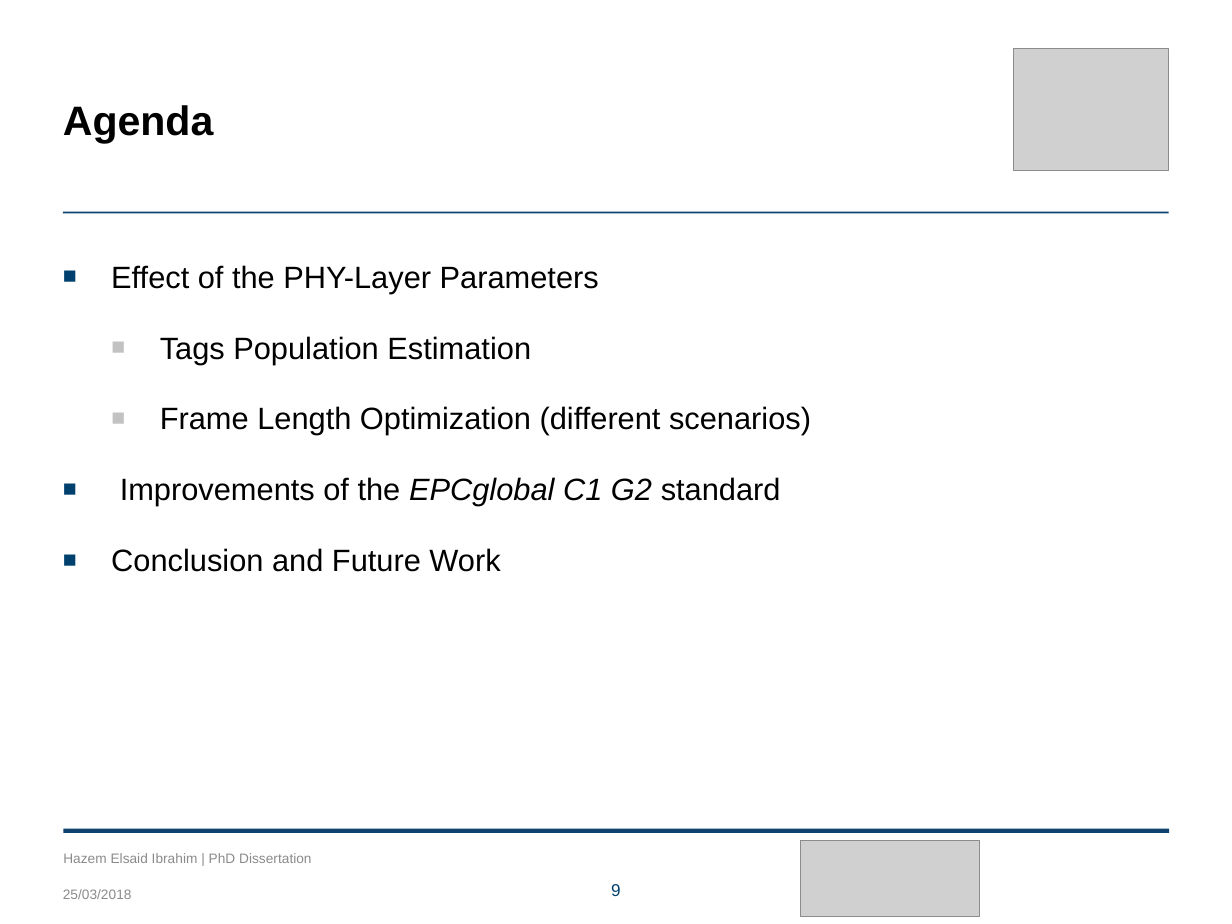
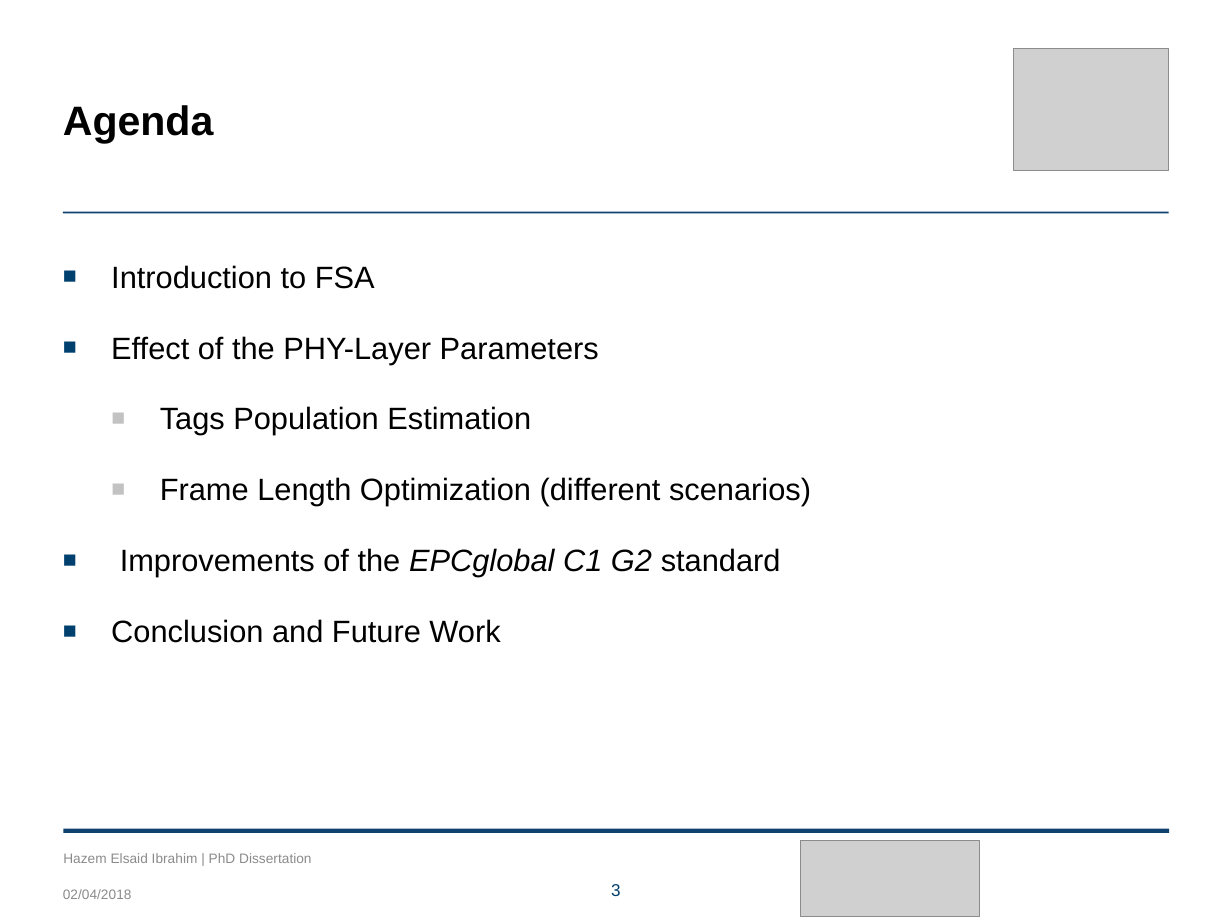
Before and after one commit to HazemAAhmed/Thesis, a slide deck: slide 3 of Final_presentation/Hazem_presentation.pptx (slide 9 before the commit). Drawn at 1232x924 pixels with LibreOffice and Linux fonts; fonts in the diff are those of the drawing; grey boxes stand for pictures; background and template pictures are left out. Boxes give left, top, right and bottom in pixels: in the first picture for what was removed or moved away, otherwise in the second. Text is boxed around its words. In the diff, an @@ line names an element or a change of style, - is before the commit and + after.

```diff
--- a/Final_presentation/Hazem_presentation.pptx
+++ b/Final_presentation/Hazem_presentation.pptx
@@ text at <box>111,265,375,289</box>: paragraph added @@
+■ Introduction to FSA
@@ text at <box>63,889,132,899</box>: text changed @@
-25/03/2018
+02/04/2018
@@ page number at <box>611,884,621,896</box>: text changed @@
-9
+3
```
Also in this commit, not shown: 43 other slides changed, 13 slides added, 1 slide removed, 11 other files.
